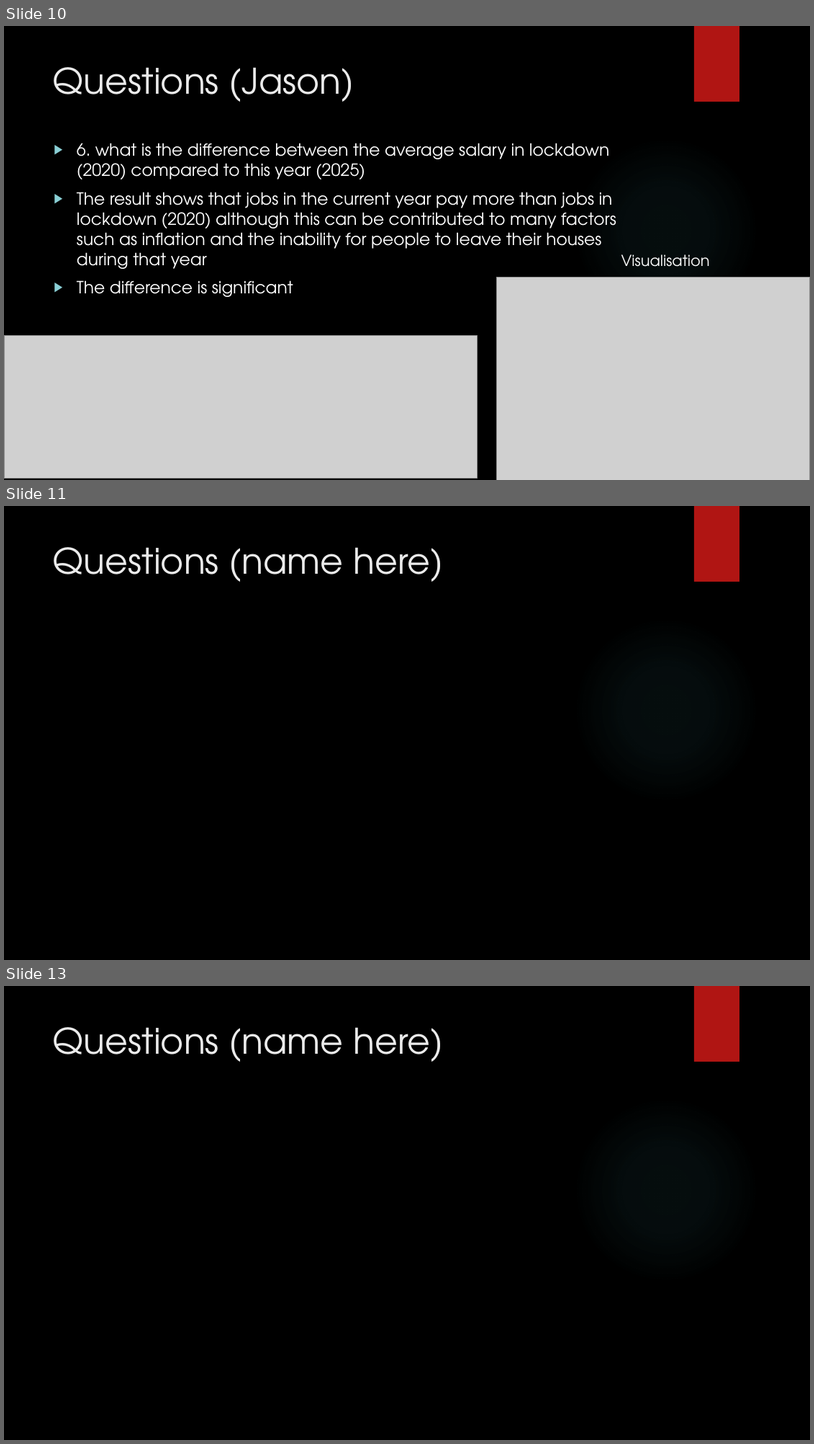
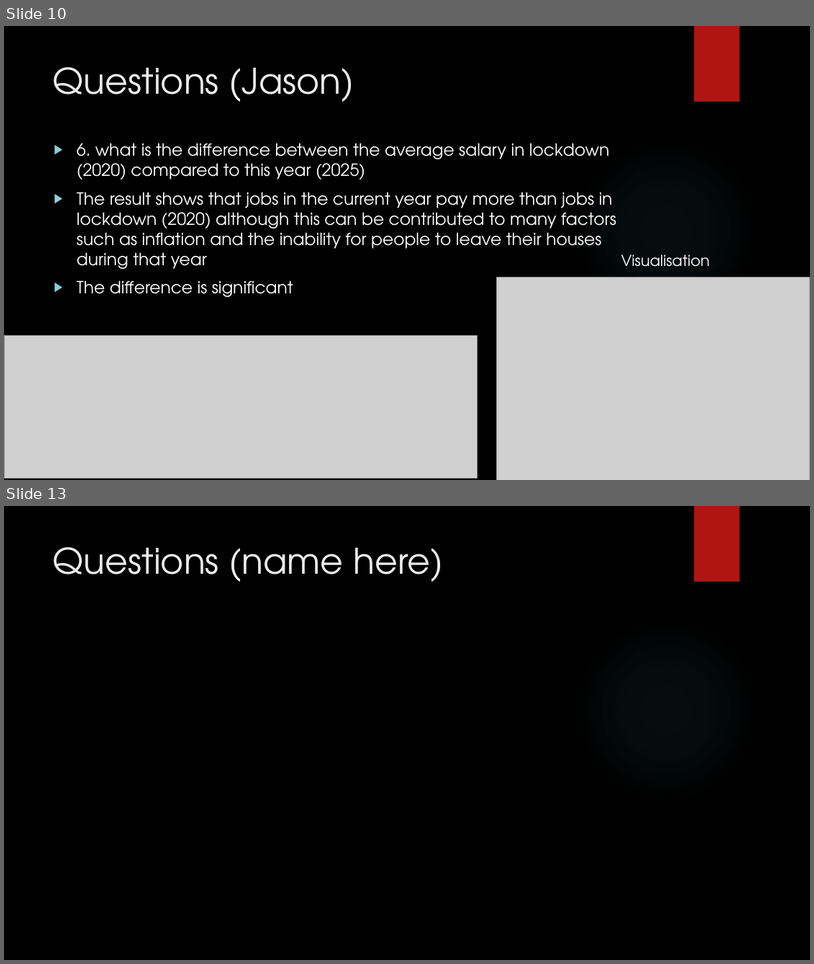
Before and after one commit to csmfduro/salaries, a slide deck: Computer Science Workshop Presentation.pptx. Shown one above the other, each under a label of ours: slides 10, 11 and 13 before the commit, slides 10 and 13 after it; the slides between them are not shown. The pictures are 814x1444 and 814x964 pixels, drawn with LibreOffice and Linux fonts; fonts in the diff are those of the drawing; grey boxes stand for pictures; background and template pictures are left out. Boxes give left, top, right and bottom in pixels: in the first picture for what was removed or moved away, otherwise in the second. Text is boxed around its words. In the diff, an @@ line names an element or a change of style, - is before the commit and + after.

Commit message:
Added in my section of the questions

```diff
--- a/Computer Science Workshop Presentation.pptx
+++ b/Computer Science Workshop Presentation.pptx
@@ slide 11 removed at [4,506,810,960], background picture (left out); not listed: 2 template elements that a slide beside it also shows @@
@@ title removed at [53,547,443,582] @@
-Questions (name here)
```
Also in this commit, not shown: 2 slides added, 1 other slide removed.
